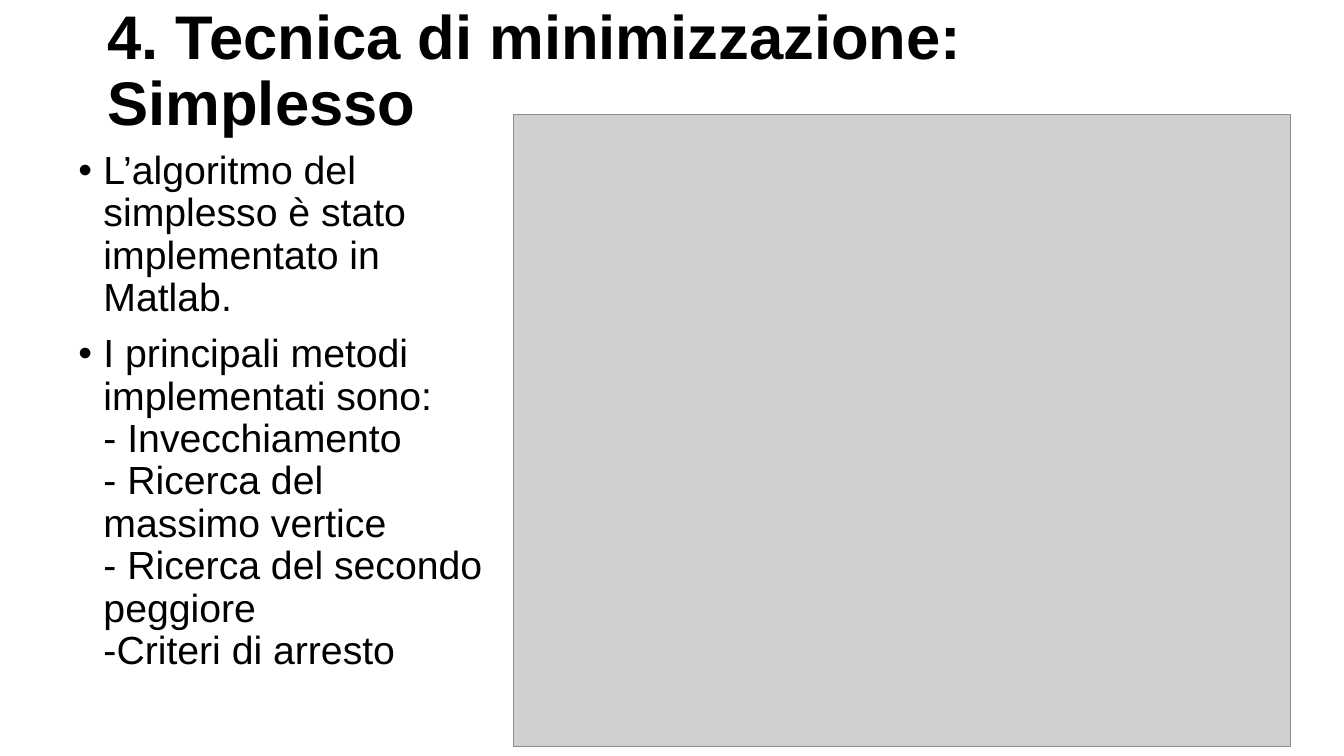
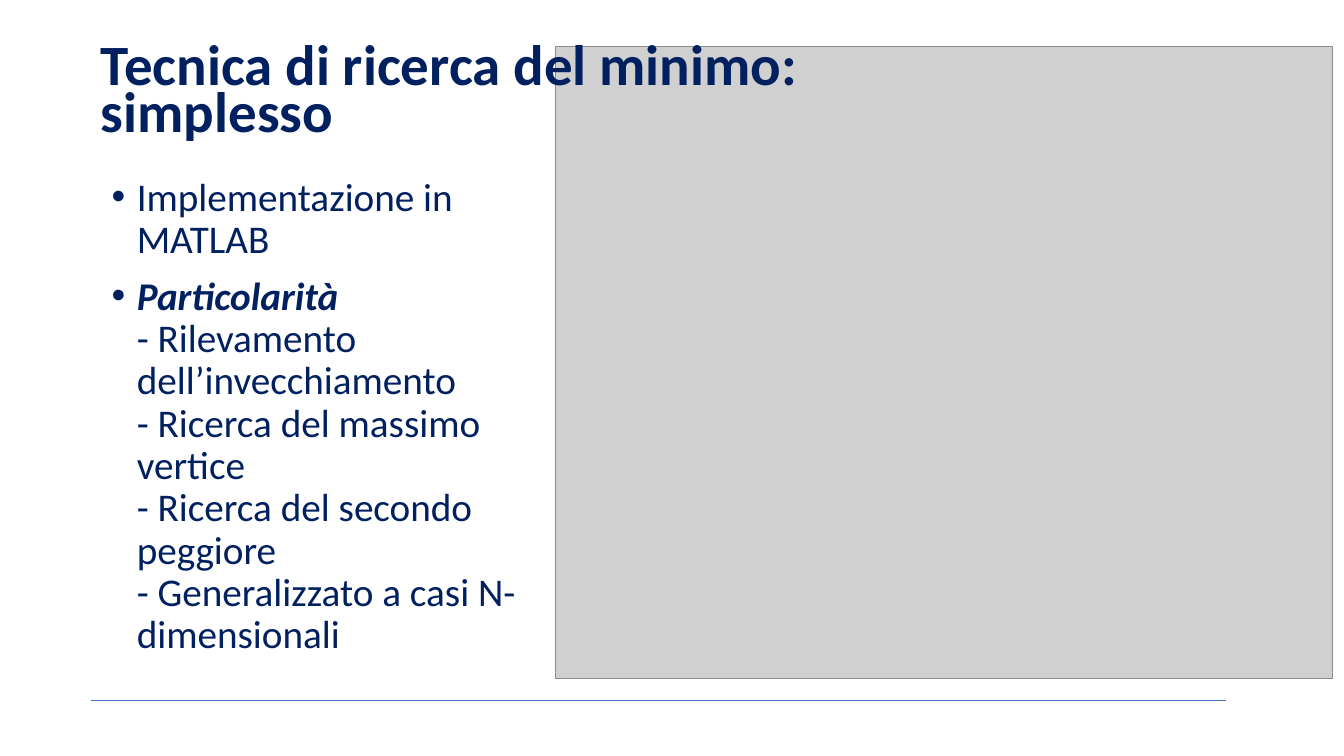
Before and after one commit to BernardoGiordano/NelderMeadMethod, a slide deck: slide 7 of presentazione progetto/Presentazione martone MOTT.pptx (slide 8 before the commit). Drawn at 1344x756 pixels with LibreOffice and Linux fonts; fonts in the diff are those of the drawing; grey boxes stand for pictures; background and template pictures are left out. Boxes give left, top, right and bottom in pixels: in the first picture for what was removed or moved away, otherwise in the second. Text is boxed around its words. In the diff, an @@ line names an element or a change of style, - is before the commit and + after.

```diff
--- a/presentazione progetto/Presentazione martone MOTT.pptx
+++ b/presentazione progetto/Presentazione martone MOTT.pptx
@@ title removed at (108,14,961,137) @@
-4. Tecnica di minimizzazione: Simplesso
@@ text added at (101,38,797,141), 40.7 pt, text #002060, bold @@
+Tecnica di ricerca del minimo: simplesso
@@ picture: place and size @@
-picture at (514,115,1291,747)
+picture at (557,46,1333,679)
@@ text at (137,183,515,649): text changed; font Arial to Calibri; text colour #000000 to #002060 @@
-• L’algoritmo del simplesso è stato implementato in Matlab.
-• I principali metodi implementati sono:
-  - Invecchiamento
-  - Ricerca del massimo vertice
-  - Ricerca del secondo peggiore
-  -Criteri di arresto
+• Implementazione in MATLAB
+• Particolarità
+  - Rilevamento dell’invecchiamento
+  - Ricerca del massimo vertice
+  - Ricerca del secondo peggiore
+  - Generalizzato a casi N-dimensionali
@@ line added from (91, 701) to (1227, 701), #4472C4 0.5 pt @@
```
Also in this commit, not shown: 5 other slides changed, 3 slides added, 4 slides removed.
